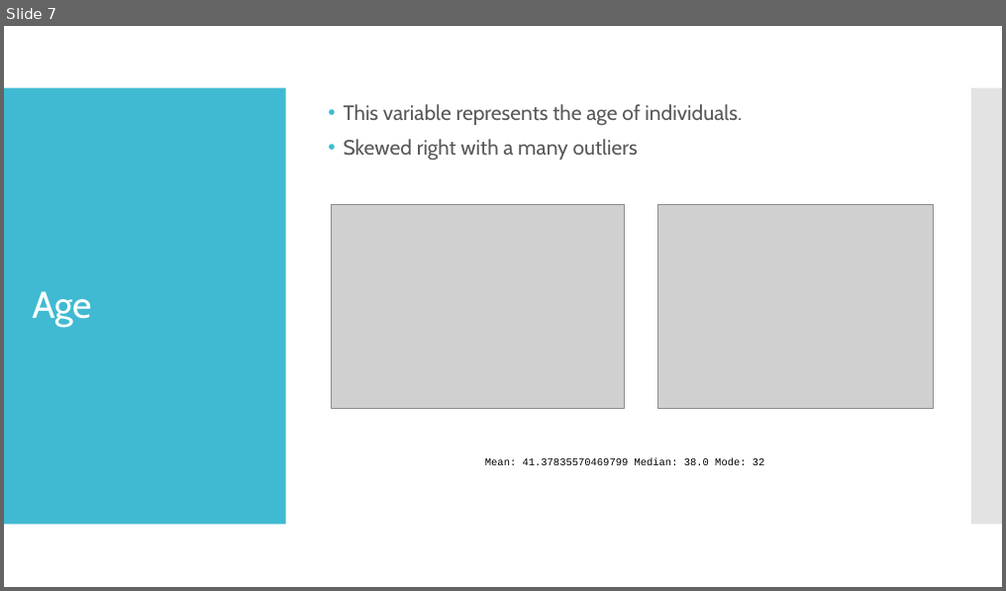
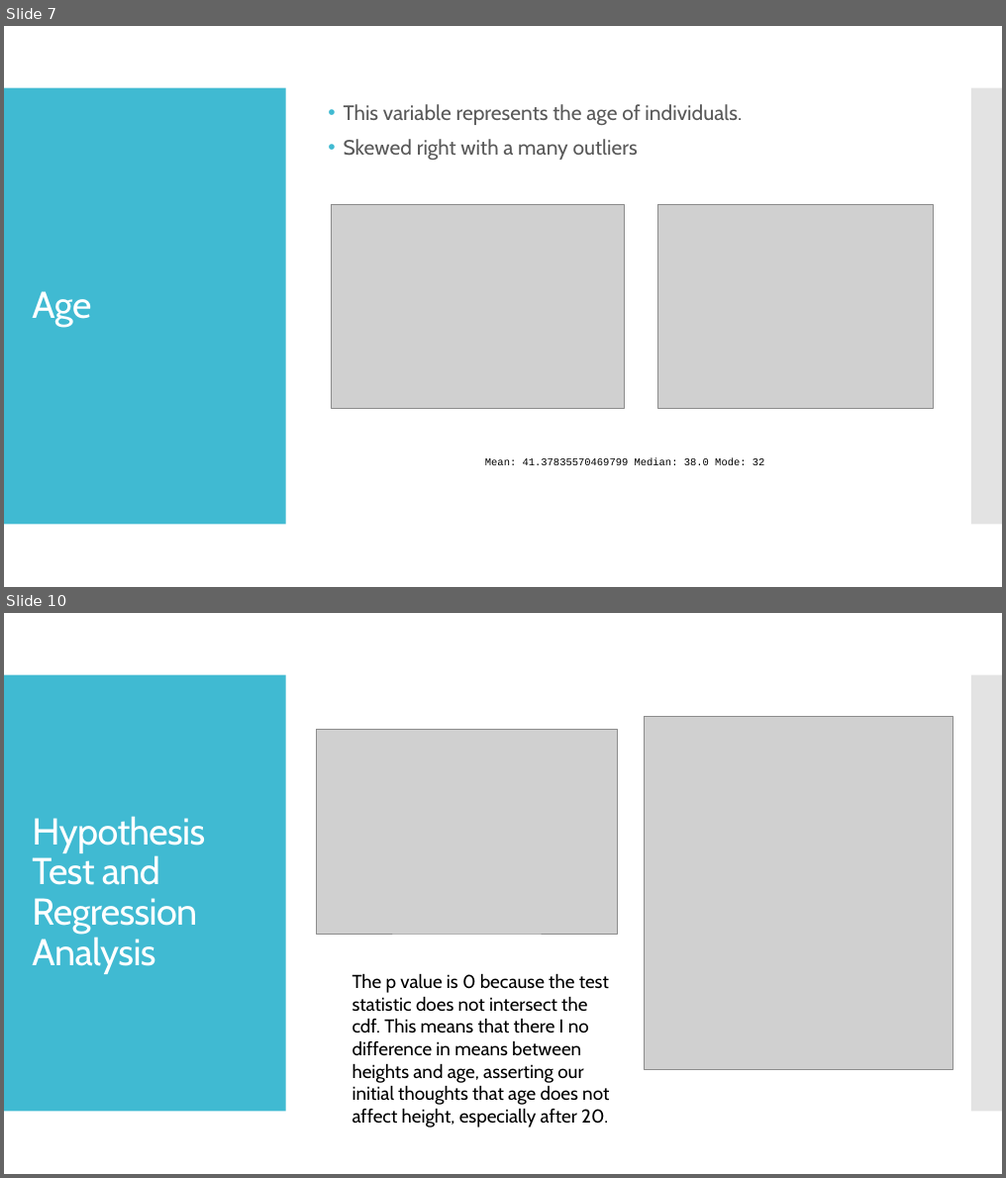
Before and after one commit to kalaikalyan/DSC530Final, a slide deck: Final Project – DSC530.pptx. Shown one above the other, each under a label of ours: slide 7 before the commit, slides 7 and 10 after it; the slides between them are not shown. The pictures are 1006x591 and 1006x1178 pixels, drawn with LibreOffice and Linux fonts; fonts in the diff are those of the drawing; grey boxes stand for pictures. Boxes give left, top, right and bottom in pixels: in the first picture for what was removed or moved away, otherwise in the second. Text is boxed around its words. In the diff, an @@ line names an element or a change of style, - is before the commit and + after.

```diff
--- a/Final Project – DSC530.pptx
+++ b/Final Project – DSC530.pptx
@@ slide 10 added at bbox=[4, 613, 1002, 1174], background #FFFFFF; not listed: 2 template elements that a slide beside it also shows @@
@@ picture added at bbox=[316, 730, 617, 934] @@
@@ picture added at bbox=[645, 717, 953, 1070] @@
@@ title added at bbox=[32, 816, 205, 974], 36 pt, text #FFFFFF @@
+Hypothesis Test and Regression Analysis
@@ text added at bbox=[352, 973, 609, 1128], 18 pt, text #000000 @@
+The p value is 0 because the test statistic does not intersect the cdf. This means that there I no difference in means between heights and age, asserting our initial thoughts that age does not affect height, especially after 20.
```
Also in this commit, not shown: 3 other slides added, 1 slide removed, 1 other file.
